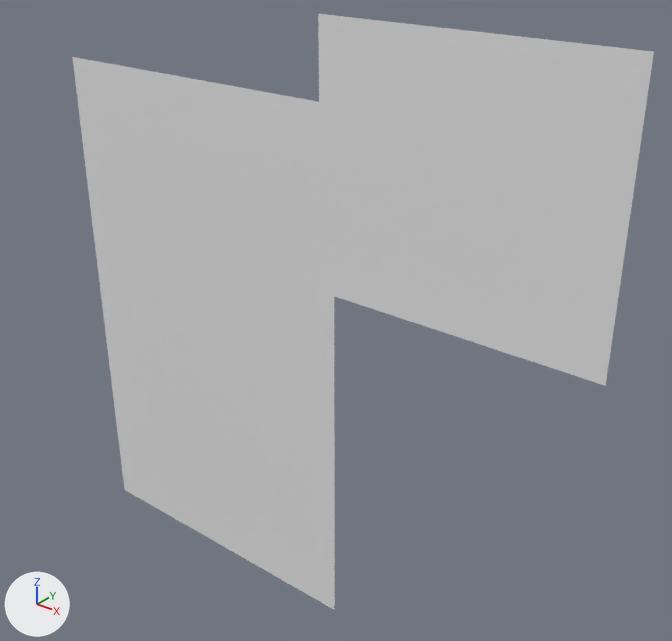
Before and after pictures for a commit that changed the OBJ model Assets/Tiled2Unity/Meshes/Map.obj.
Before and after are seen from a camera (50 mm lens) standing at (28.3, -106.3, -6.0) and looking at (-63.0, 7.8, -76.7). The axes (+X, +Y, +Z) are drawn at lower left. The lights are the same throughout. Where no turn or scale is listed for an object, it has been applied to the vertices.

The first picture shows 'Map'.
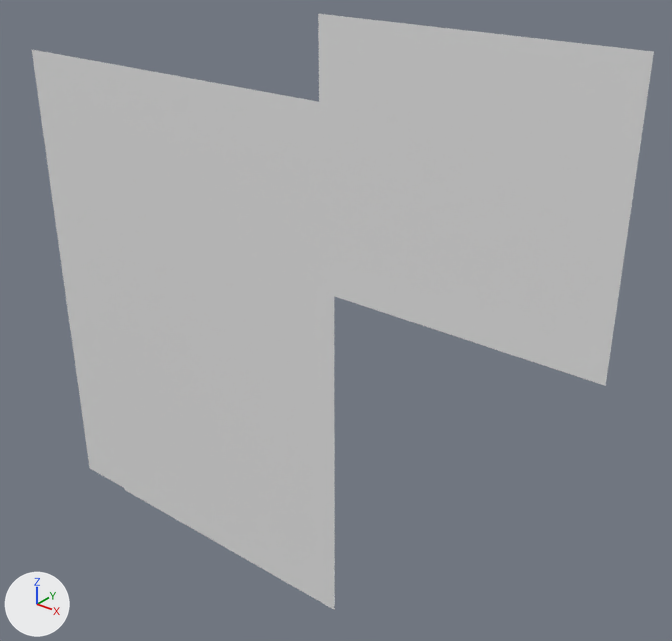
Boxes (x1, y1, x2, y2) around the edits, measured in the pictures (672 x 641 px):
'Map', reshaped (7% wider)
    before: (72, 14, 654, 610)
    after: (32, 14, 654, 610)
part 1 of me_map, added
    after: (32, 50, 124, 488)

The edits, one by one:
me_map is used by ob_map; location (0.0, 0.0, 0.0).
me_map had 34976 vertices, 34524 faces and spanned x -118.6..-11.0, y 0.0, z -133.4..-24.5.
me_map now has 40202 vertices, 39724 faces and spans x -131.0..-11.0, y 0.0, z -133.4..-24.5.
me_map part 1: 5226 vertices added at x -131.0..-119.0, y 0.0, z -133.0..-37.0.
